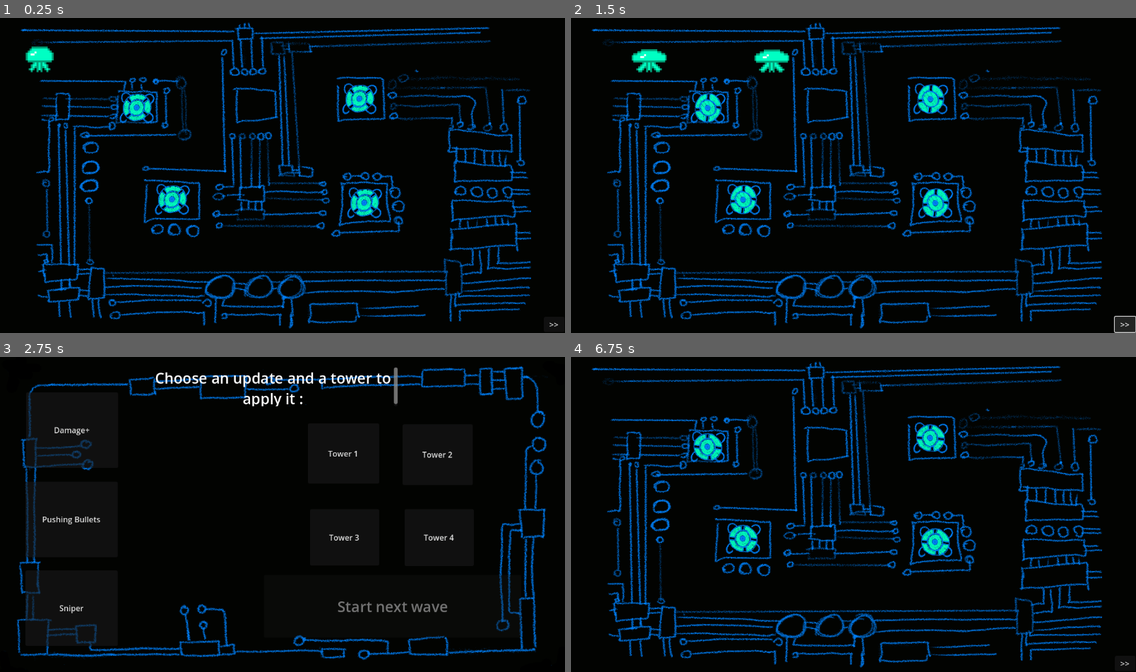
Above: before the commit, frames 1-4 (two rows, left to right).
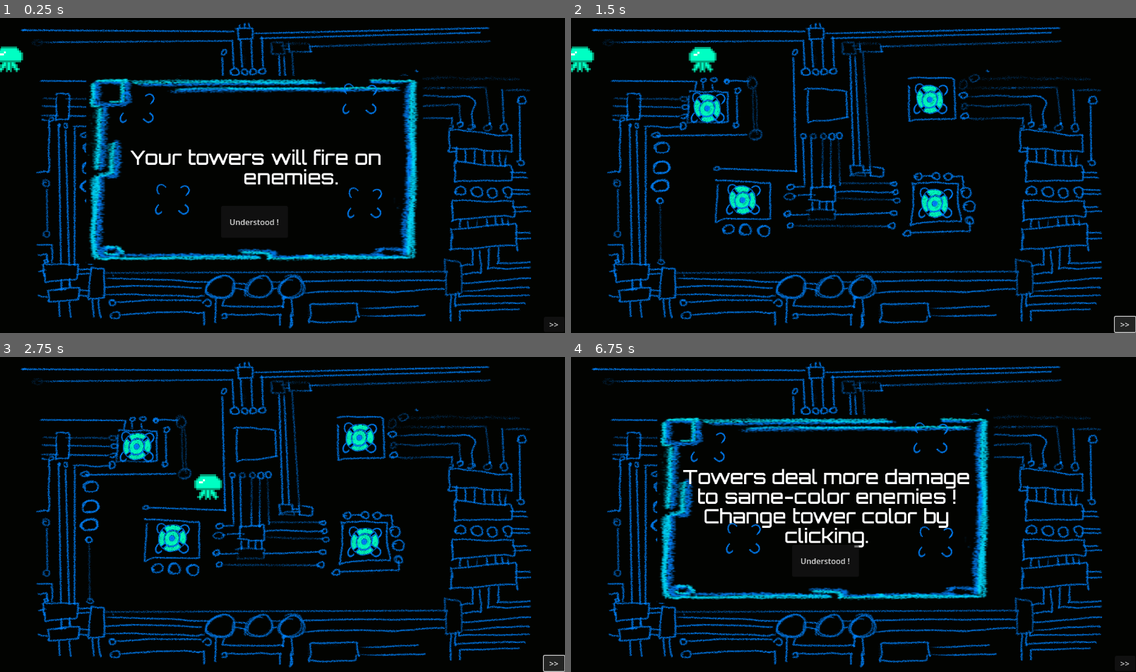
Above: after the commit, the same moments.

Repository: pbagnoud/minijam183
Game: Godot game, scene res://Scenes/main.tscn
Two runs of this game, one before a commit and one after it. Both use one fixed random seed, a clock stepped at 60 frames per second and the inputs below.
Inputs (mouse positions are in pixels of both pictures, inside the frame that each line leads up to):
- Up to frame 1 (0.25 s): no input
- Up to frame 2 (1.5 s): click (825, 222) at 0.5 s, where only the run after the commit has a clickable "Understood !"; click ">>" at 1.25 s
- Up to frame 3 (2.75 s): click ">>" at 2 s
- Up to frame 4 (6.75 s): click (915, 454) at 2.75 s, where only the run before the commit has a clickable "Tower 1"; click "Tower 2" at 3.5 s; click "Tower 3" at 4.25 s; click "Tower 4" at 5 s; click "Damage+" at 5.75 s; click "Start next wave" at 6.5 s

The runs differ from the first frame. In frame 1, 13% of the frame differs, in the area x 0-75%, y 8-79%; in frame 2, 2.3%; in frame 3, 22%, in the area x 2-100%, y 1-100%; in frame 4, 14%.

Commit message:
Added tutorial window

Diff:
--- a/minijam183/Scenes/main.tscn
+++ b/minijam183/Scenes/main.tscn
@@ -6,6 +6,7 @@
 [ext_resource type="Script" uid="uid://c2l8gofjp1y23" path="res://Scripts/path_2d.gd" id="3_jjvhh"]
 [ext_resource type="PackedScene" uid="uid://bygoxtbqyrhyo" path="res://Scenes/path_follow_2d.tscn" id="4_kry3j"]
 [ext_resource type="PackedScene" uid="uid://fk1sfppmxfiq" path="res://Scenes/upgrade_screen.tscn" id="5_kry3j"]
+[ext_resource type="PackedScene" uid="uid://dr25v2iv5v3ga" path="res://Scenes/tutorial_popup.tscn" id="7_6bp64"]
 
 [sub_resource type="Curve2D" id="Curve2D_jjvhh"]
 _data = {
@@ -67,7 +68,11 @@
 position = Vector2(515, 195)
 number = 5
 
+[node name="TutorialPopup" parent="." instance=ExtResource("7_6bp64")]
+visible = false
+
 [connection signal="empty_list" from="Path2D" to="." method="_on_round_timeout"]
+[connection signal="show_tutorial" from="Path2D" to="." method="_on_path_2d_show_tutorial"]
 [connection signal="button_down" from="ButtonAcceleration" to="." method="_on_button_acceleration_button_down"]
 [connection signal="button_up" from="ButtonAcceleration" to="." method="_on_button_acceleration_button_up"]
 [connection signal="add_tower_5" from="UpgradeScreen" to="." method="_on_upgrade_screen_add_tower_5"]
--- /dev/null
+++ b/minijam183/Scenes/tutorial_popup.tscn
@@ -0,0 +1,29 @@
+[gd_scene load_steps=3 format=3 uid="uid://dr25v2iv5v3ga"]
+
+[ext_resource type="Theme" uid="uid://d13rylh3aso12" path="res://Assets/Themes/popup_windows.tres" id="1_er2x6"]
+[ext_resource type="Script" uid="uid://c74o60k0owr8y" path="res://Scripts/tutorial_popup.gd" id="2_uv2lm"]
+
+[node name="TutorialPopup" type="RichTextLabel"]
+offset_left = 176.0
+offset_top = 124.0
+offset_right = 862.0
+offset_bottom = 507.0
+theme = ExtResource("1_er2x6")
+theme_override_font_sizes/normal_font_size = 40
+text = "Your towers will  fire on
+enemies. "
+horizontal_alignment = 1
+vertical_alignment = 1
+script = ExtResource("2_uv2lm")
+
+[node name="Button" type="Button" parent="."]
+process_mode = 2
+z_index = 2
+layout_mode = 0
+offset_left = 275.0
+offset_top = 265.0
+offset_right = 411.0
+offset_bottom = 330.0
+text = "Understood !"
+
+[connection signal="pressed" from="Button" to="." method="_on_button_pressed"]
--- a/minijam183/Scripts/main.gd
+++ b/minijam183/Scripts/main.gd
@@ -12,6 +12,7 @@
 @onready var tower_3: StaticBody2D = $Tower3
 @onready var tower_4: StaticBody2D = $Tower4
 @onready var tower_5: StaticBody2D = $Tower5
+@onready var tutorial_popup: RichTextLabel = $TutorialPopup
 
 @export var round_id = 0
 
@@ -91,3 +92,7 @@
 
 func _on_upgrade_screen_add_tower_5() -> void:
 	tower_5.visible = true
+
+
+func _on_path_2d_show_tutorial(wave_id: int) -> void:
+	tutorial_popup.show_tuto_window(wave_id)
--- a/minijam183/Scripts/path_2d.gd
+++ b/minijam183/Scripts/path_2d.gd
@@ -9,6 +9,7 @@
 var check_empty = false
 var round_id: int
 signal empty_list
+signal show_tutorial(wave_id: int)
 
 var pv_min : int = 2
 var current_pv : int
@@ -19,7 +20,7 @@
 		# implement tutorial
 		pass
 	else :
-		var size_wave = 15 + wave_id * 5
+		var size_wave = 5 + wave_id * 5
 		for _i in range(size_wave):
 			wave.append(rng.randi_range(0, 3))
 	return
@@ -34,6 +35,7 @@
 	_generate_wave(wave_id)
 	_speed_up_wave(wave_id)
 	_update_life_ennemies(wave_id)
+	show_tutorial.emit(wave_id)
 	check_empty=true
 	return wave.size()*spawntime
 
--- /dev/null
+++ b/minijam183/Scripts/tutorial_popup.gd
@@ -0,0 +1,23 @@
+extends RichTextLabel
+
+func show_tuto_window(wave_id):
+	get_tree().paused = true
+	visible = true
+	match wave_id:
+		0:
+			text = "Your towers will fire on
+			enemies."
+		1:
+			text = "Towers deal more damage to same-color enemies ! Change tower color by clicking."
+		2:
+			text = "Purple bats fly faster !"
+		3:
+			text = "Orange invaders are sometimes shielded, making them invincible"
+		4:
+			text = "Green viruses split on death."
+
+
+
+func _on_button_pressed() -> void:
+	visible = false
+	get_tree().paused = false
Not shown: 1 places in minijam183/Scenes/main.tscn that only renumber resources
Not shown: 1 places in minijam183/Scenes/start_screen.tscn that only renumber resources
Not shown, added: minijam183/Scripts/tutorial_popup.gd.uid
